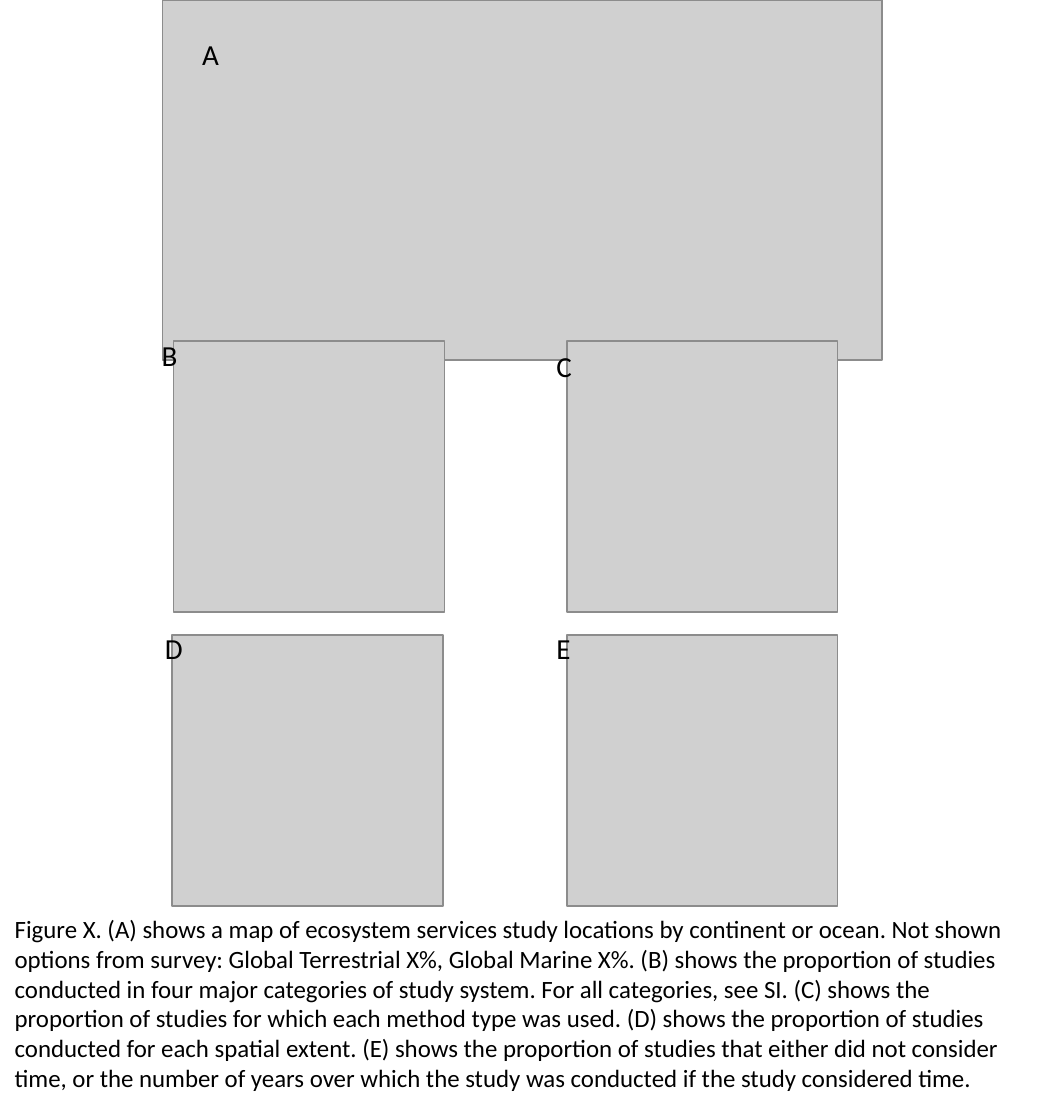
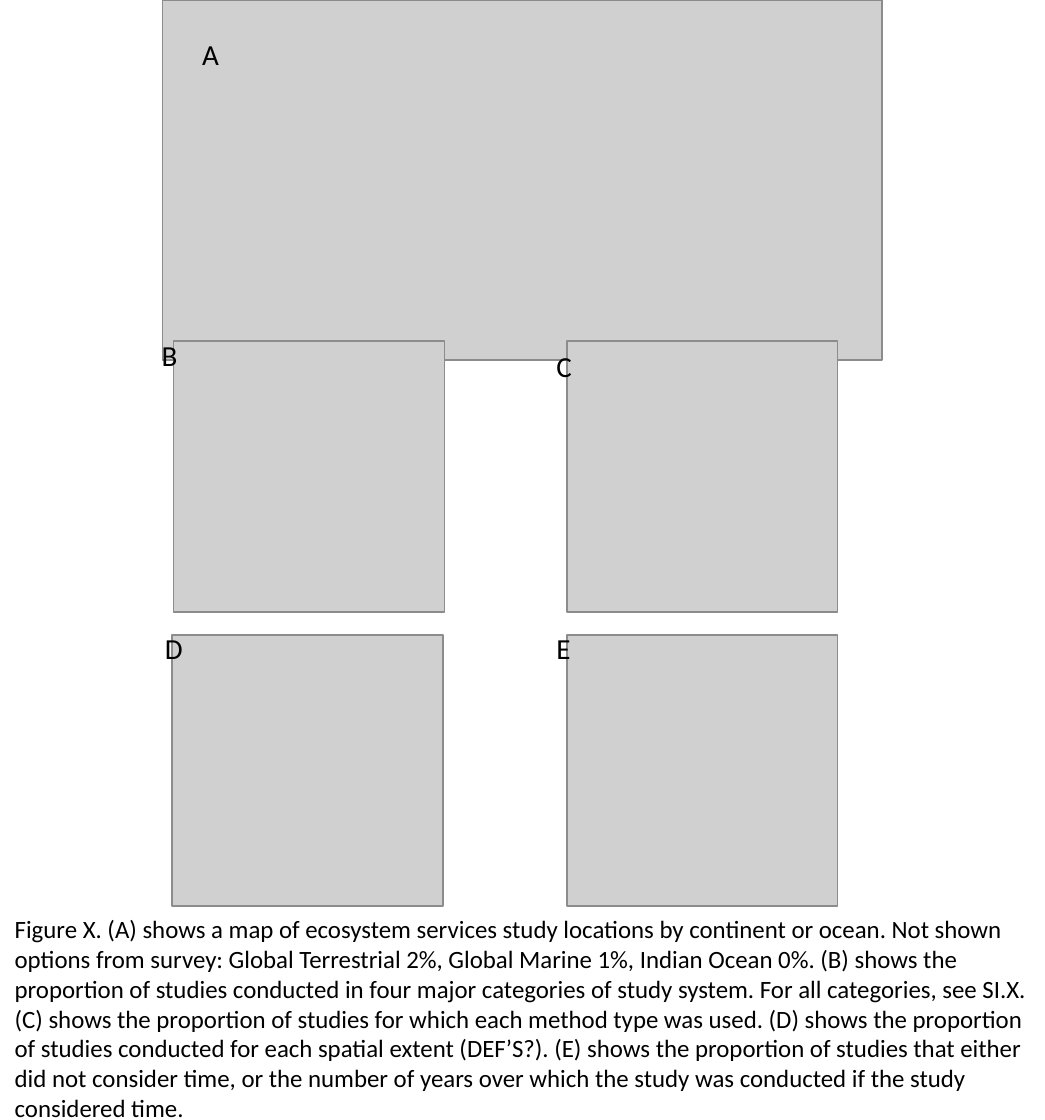
Before and after one commit to caitlintwhite/kremeny_analyses, a slide deck: slide 1 of round2_metareview/analyze_data/final_figs_panels_captions.pptx. Drawn at 1045x1120 pixels with LibreOffice and Linux fonts; fonts in the diff are those of the drawing; grey boxes stand for pictures. Boxes give left, top, right and bottom in pixels: in the first picture for what was removed or moved away, otherwise in the second. Text is boxed around its words. In the diff, an @@ line names an element or a change of style, - is before the commit and + after.

```diff
--- a/round2_metareview/analyze_data/final_figs_panels_captions.pptx
+++ b/round2_metareview/analyze_data/final_figs_panels_captions.pptx
@@ text at <box>15,920,1025,1118</box>: text changed @@
-Figure X. (A) shows a map of ecosystem services study locations by continent or ocean. Not shown options from survey: Global Terrestrial X%, Global Marine X%. (B) shows the proportion of studies conducted in four major categories of study system. For all categories, see SI. (C) shows the proportion of studies for which each method type was used. (D) shows the proportion of studies conducted for each spatial extent. (E) shows the proportion of studies that either did not consider time, or the number of years over which the study was conducted if the study considered time.
+Figure X. (A) shows a map of ecosystem services study locations by continent or ocean. Not shown options from survey: Global Terrestrial 2%, Global Marine 1%, Indian Ocean 0%. (B) shows the proportion of studies conducted in four major categories of study system. For all categories, see SI.X. (C) shows the proportion of studies for which each method type was used. (D) shows the proportion of studies conducted for each spatial extent (DEF’S?). (E) shows the proportion of studies that either did not consider time, or the number of years over which the study was conducted if the study considered time.
```
Also in this commit, not shown: 2 other slides changed.
